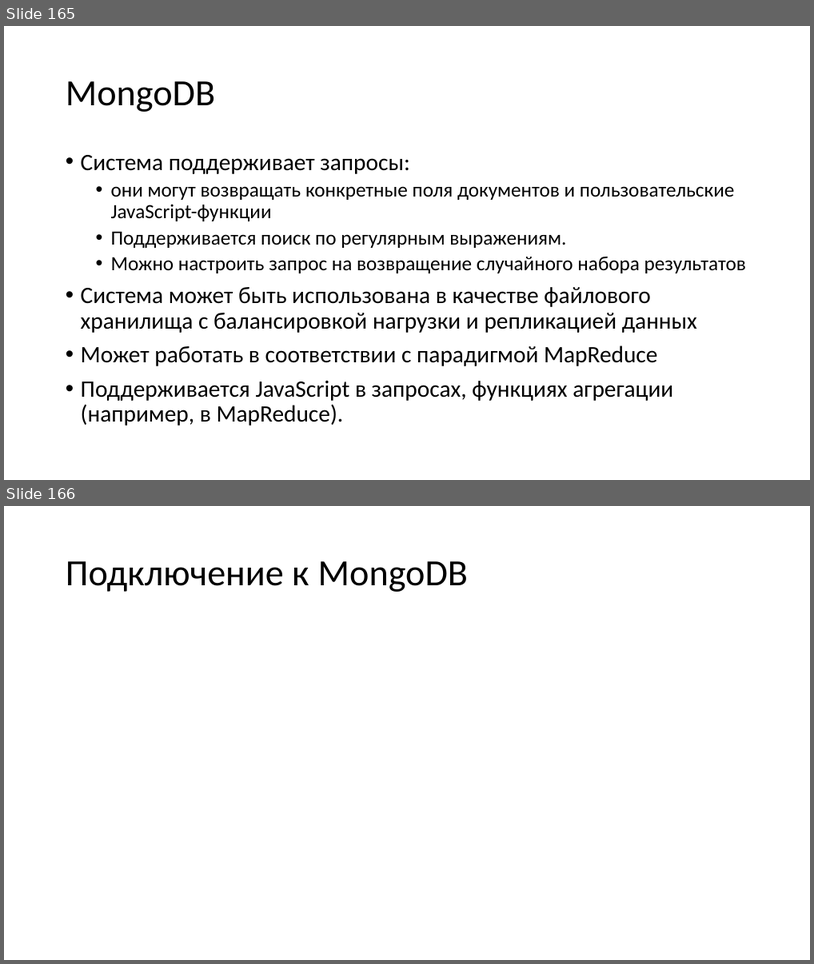
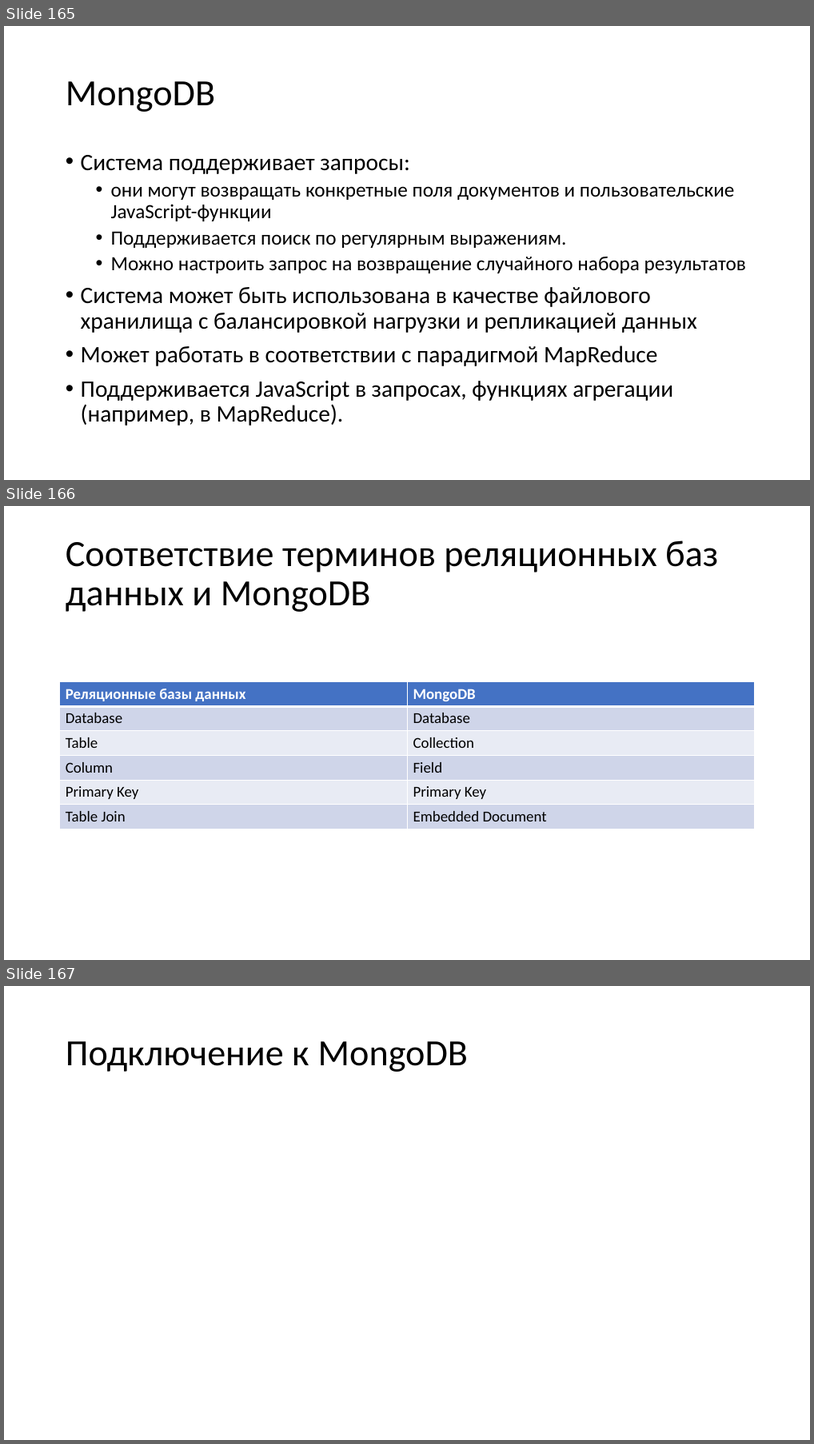
Before and after one commit to paveltsytovich/telegram-course, a slide deck: Presentation/Разработка ботов для телеграмм на Python.pptx. Shown one above the other, each under a label of ours: slides 165 and 166 before the commit, slides 165, 166 and 167 after it. The pictures are 814x964 and 814x1444 pixels, drawn with LibreOffice and Linux fonts; fonts in the diff are those of the drawing. Boxes give left, top, right and bottom in pixels: in the first picture for what was removed or moved away, otherwise in the second. Text is boxed around its words. In the diff, an @@ line names an element or a change of style, - is before the commit and + after.

Commit message:
разница терминологии между реляционными БД и MongoDB

```diff
--- a/Presentation/Разработка ботов для телеграмм на Python.pptx
+++ b/Presentation/Разработка ботов для телеграмм на Python.pptx
@@ slide 166 added at bbox=[4, 506, 810, 960], background #FFFFFF @@
@@ title added at bbox=[66, 540, 718, 612], 44 pt, text #000000 @@
+Соответствие терминов реляционных баз данных и MongoDB
@@ table added at bbox=[60, 681, 755, 828], 6 rows, 2 columns @@
+Реляционные базы данных | MongoDB
+Database | Database
+Table | Collection
+Column | Field
+Primary Key | Primary Key
+Table Join | Embedded Document
@@ what was slide 166 is now slide 167 @@
```
